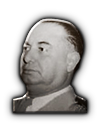
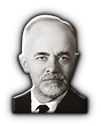
Layer changes from the first w=101, h=126 image to the second:
painted on "Leader_Portrait_Template_For_Now" over [13, 14, 87, 113]
